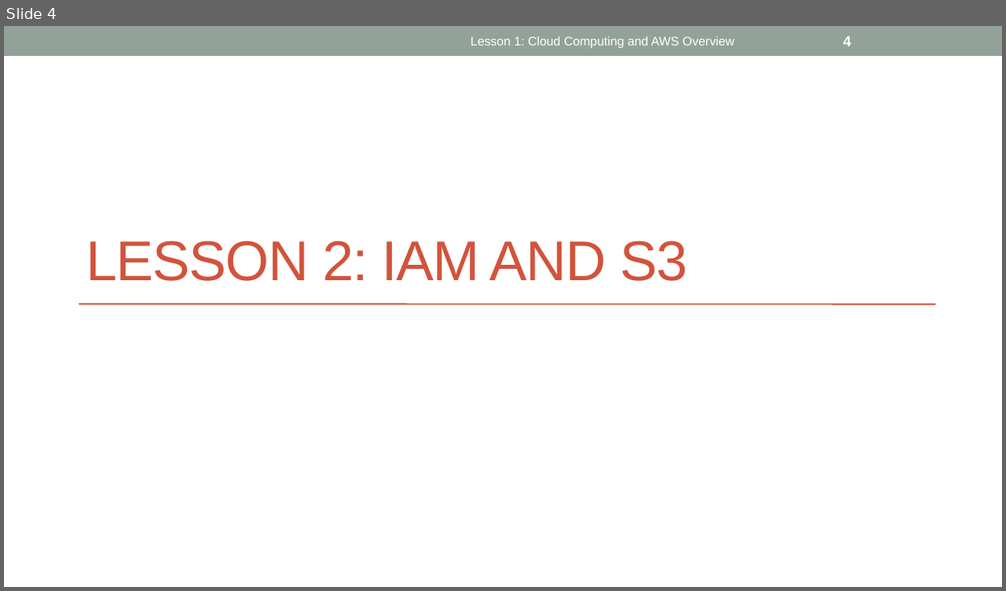
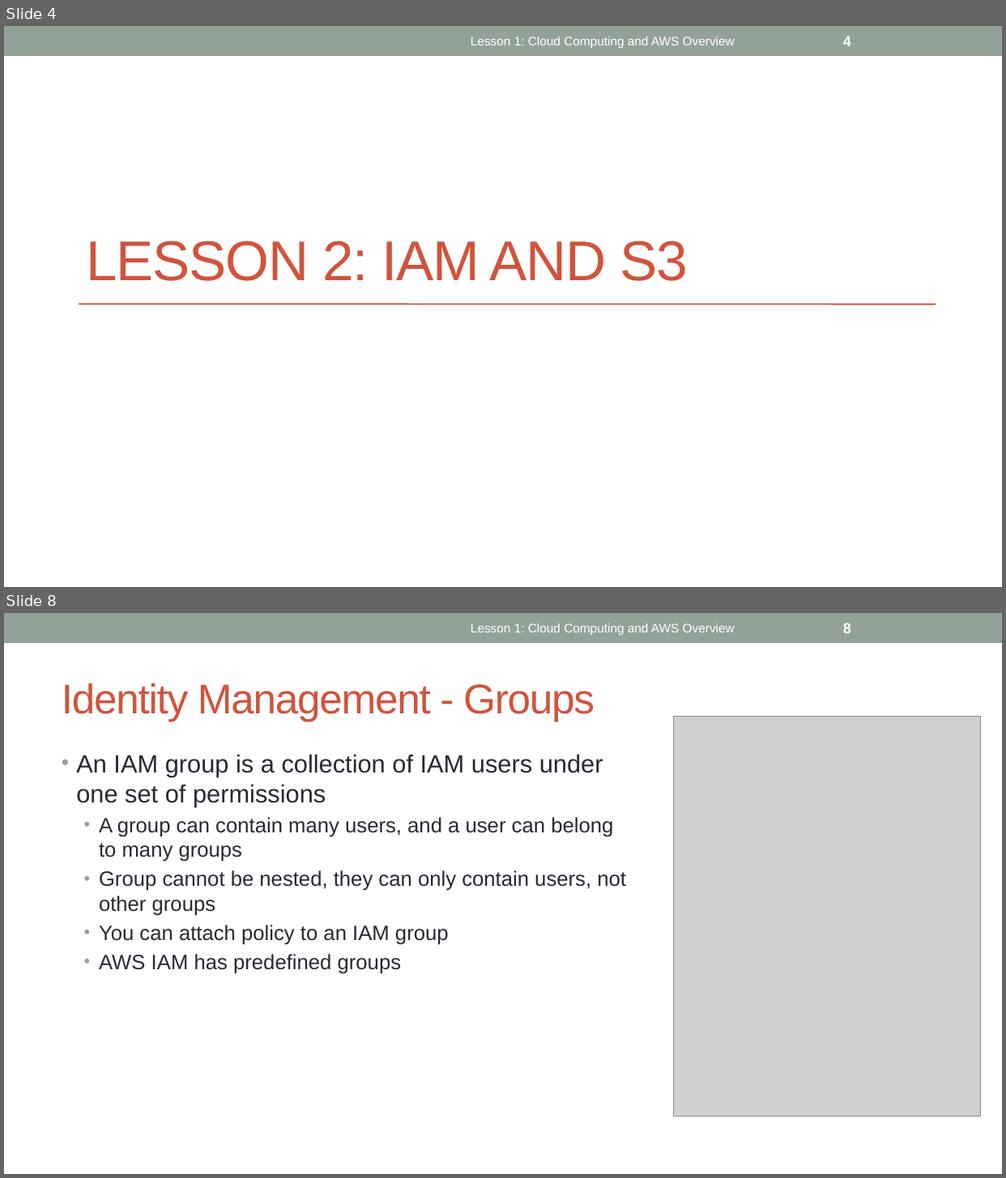
Before and after one commit to ignis01/aws101, a slide deck: aws101-2.pptx. Shown one above the other, each under a label of ours: slide 4 before the commit, slides 4 and 8 after it; the slides between them are not shown. The pictures are 1006x591 and 1006x1178 pixels, drawn with LibreOffice and Linux fonts; fonts in the diff are those of the drawing; grey boxes stand for pictures. Boxes give left, top, right and bottom in pixels: in the first picture for what was removed or moved away, otherwise in the second. Text is boxed around its words. In the diff, an @@ line names an element or a change of style, - is before the commit and + after.

Commit message:
lesson 2 deck created

```diff
--- a/aws101-2.pptx
+++ b/aws101-2.pptx
@@ slide 8 added at [4, 613, 1002, 1174], background #FFFFFF; not listed: 1 template element that a slide beside it also shows @@
@@ text added at [471, 624, 735, 635], 12 pt, text #FFFFFF @@
+Lesson 1: Cloud Computing and AWS Overview
@@ page number added at [843, 624, 851, 633], 14 pt, text #FFFFFF, bold @@
+8
@@ title added at [62, 683, 594, 722], 40 pt, text #D2533C @@
+Identity Management - Groups
@@ picture added at [673, 717, 981, 1116] @@
@@ text added at [76, 754, 626, 974], 20 pt, text #292934 @@
+• An IAM group is a collection of IAM users under one set of permissions
+  • A group can contain many users, and a user can belong to many groups
+  • Group cannot be nested, they can only contain users, not other groups
+  • You can attach policy to an IAM group
+  • AWS IAM has predefined groups
```
Also in this commit, not shown: 1 slide changed, 3 other slides added.
